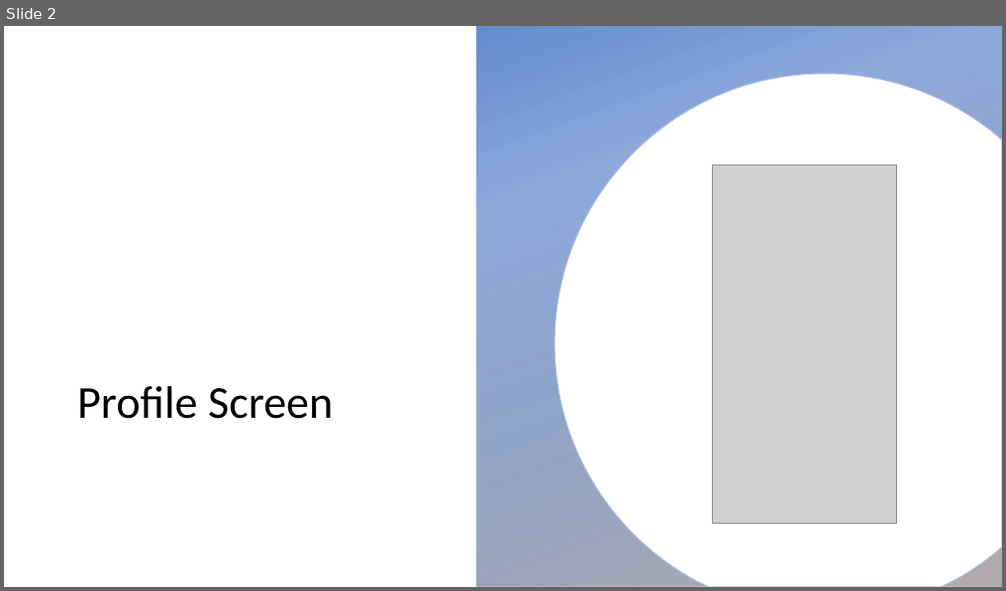
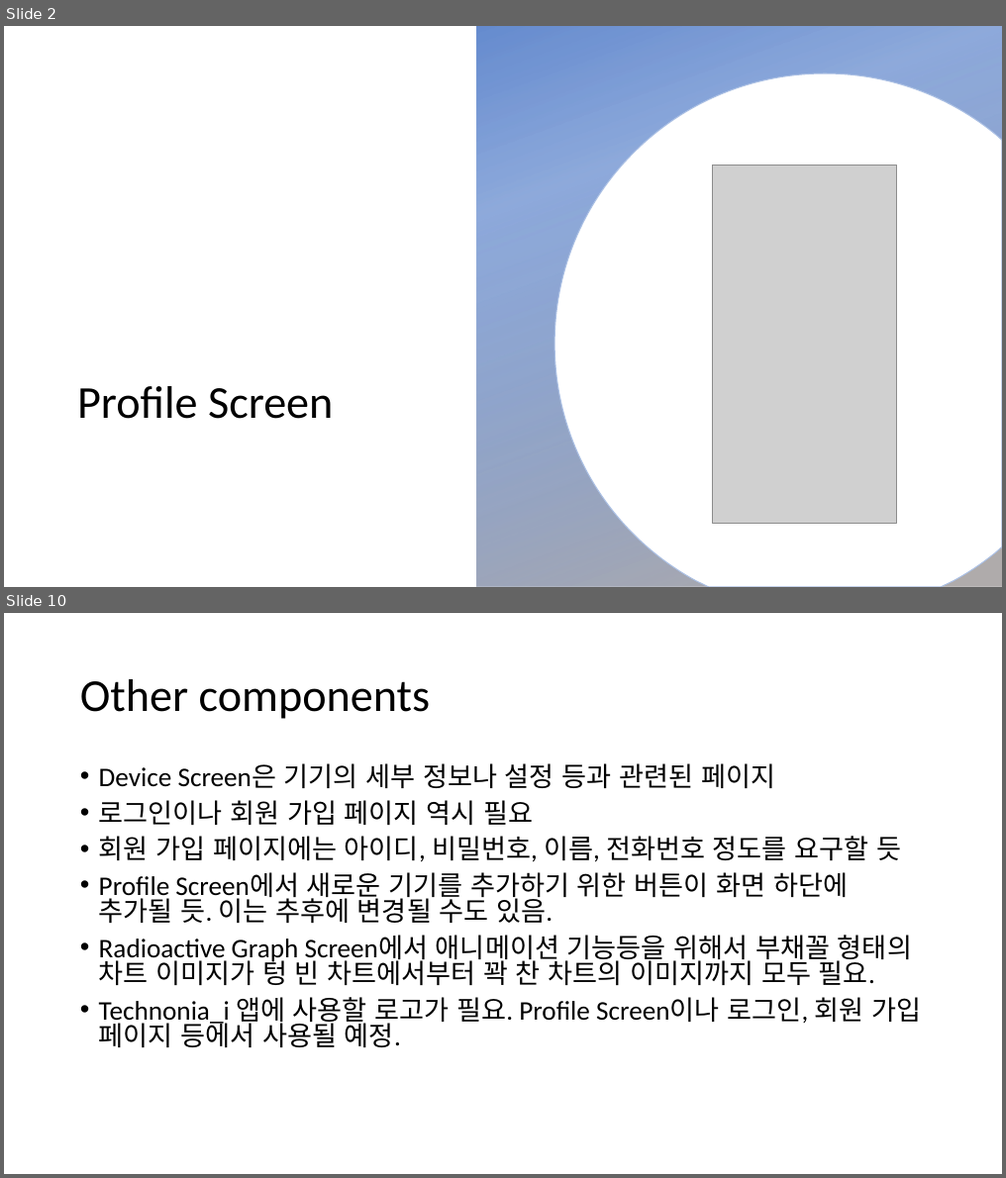
Before and after one commit to yjin910/Technonia_i_app, a slide deck: App_UI_design.pptx. Shown one above the other, each under a label of ours: slide 2 before the commit, slides 2 and 10 after it; the slides between them are not shown. The pictures are 1006x591 and 1006x1178 pixels, drawn with LibreOffice and Linux fonts; fonts in the diff are those of the drawing; grey boxes stand for pictures; background and template pictures are left out. Boxes give left, top, right and bottom in pixels: in the first picture for what was removed or moved away, otherwise in the second. Text is boxed around its words. In the diff, an @@ line names an element or a change of style, - is before the commit and + after.

```diff
--- a/App_UI_design.pptx
+++ b/App_UI_design.pptx
@@ slide 10 added at (x1=4, y1=613, x2=1002, y2=1174), background #FFFFFF @@
@@ title added at (x1=80, y1=679, x2=431, y2=719), 44 pt, text #000000 @@
+Other components
@@ text added at (x1=99, y1=763, x2=921, y2=1048), 25.9 pt, text #000000 @@
+• Device Screen은 기기의 세부 정보나 설정 등과 관련된 페이지
+• 로그인이나 회원 가입 페이지 역시 필요
+• 회원 가입 페이지에는 아이디, 비밀번호, 이름, 전화번호 정도를 요구할 듯
+• Profile Screen에서 새로운 기기를 추가하기 위한 버튼이 화면 하단에 추가될 듯. 이는 추후에 변경될 수도 있음.
+• Radioactive Graph Screen에서 애니메이션 기능등을 위해서 부채꼴 형태의 차트 이미지가 텅 빈 차트에서부터 꽉 찬 차트의 이미지까지 모두 필요.
+• Technonia_i 앱에 사용할 로고가 필요. Profile Screen이나 로그인, 회원 가입 페이지 등에서 사용될 예정.
```
Also in this commit, not shown: 3 slides changed, 5 other slides added, 3 other files.
